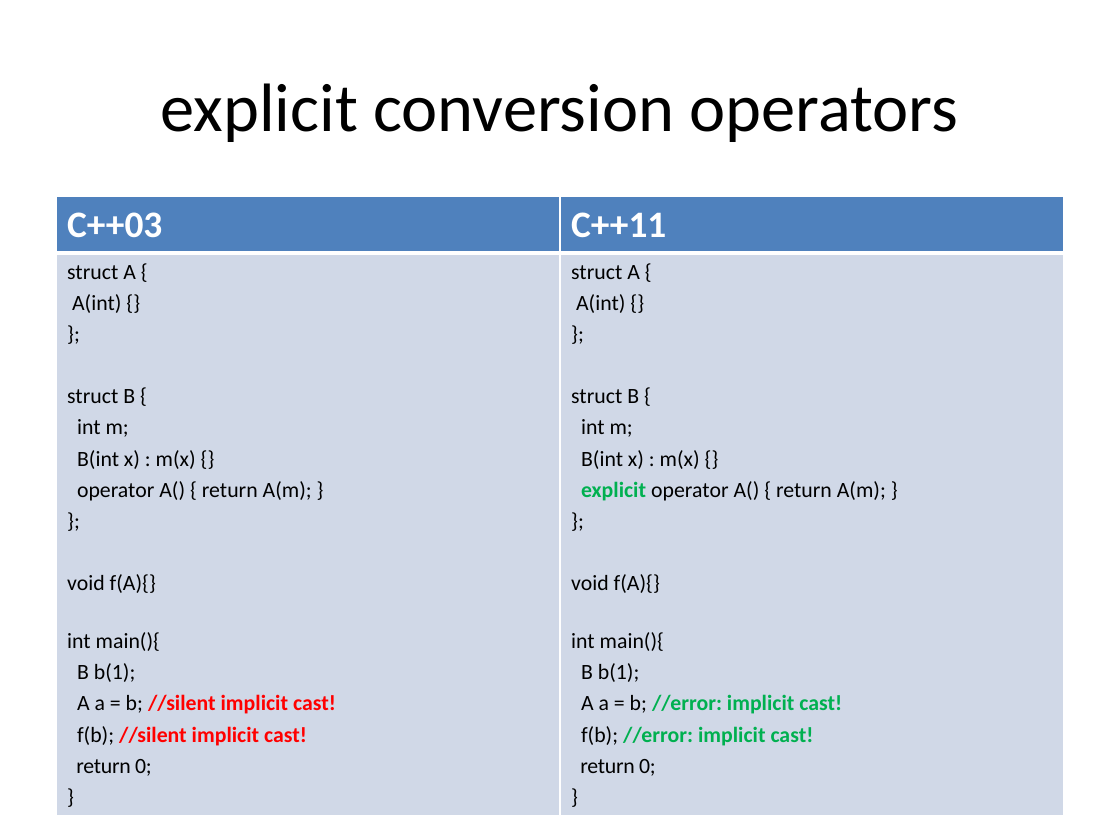
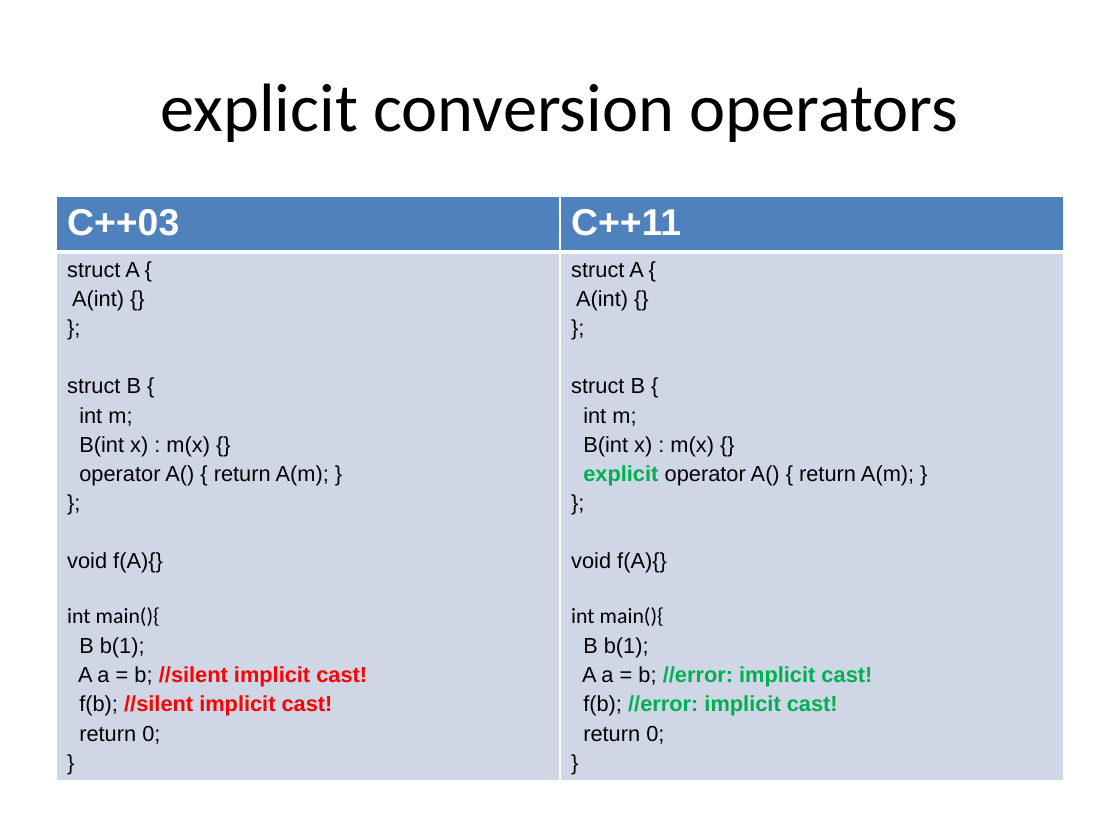
Before and after one commit to xtofl/cpp11training, a slide deck: slide 20 of slides/1.coreextensions-c11-121213071023-phpapp02-reordered.pptx (slide 16 before the commit). Drawn at 1120x840 pixels with LibreOffice and Linux fonts; fonts in the diff are those of the drawing. Boxes give left, top, right and bottom in pixels: in the first picture for what was removed or moved away, otherwise in the second. Text is boxed around its words. In the diff, an @@ line names an element or a change of style, - is before the commit and + after.

```diff
--- a/slides/1.coreextensions-c11-121213071023-phpapp02-reordered.pptx
+++ b/slides/1.coreextensions-c11-121213071023-phpapp02-reordered.pptx
@@ table at bbox=[56, 196, 1064, 748] @@
@@ fill #D0D8E8 to #CFD7E7 in row 2 @@
@@ font Calibri to Arial @@
@@ letter spacing -0.2 to 0 pt in "return 0;", "}", "return 0;", "}" @@
@@ less space between paragraphs @@
```
Also in this commit, not shown: 46 other slides changed, 5 slides added, 5 slides removed, 1 other file.
